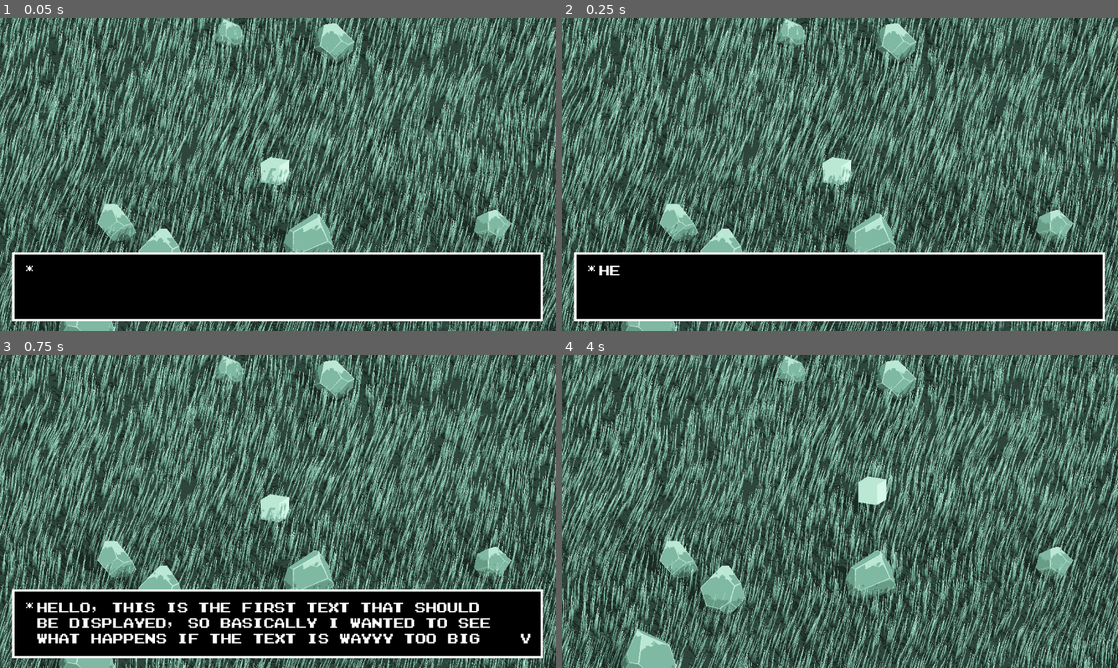
Above: before the commit, frames 1-4 (two rows, left to right).
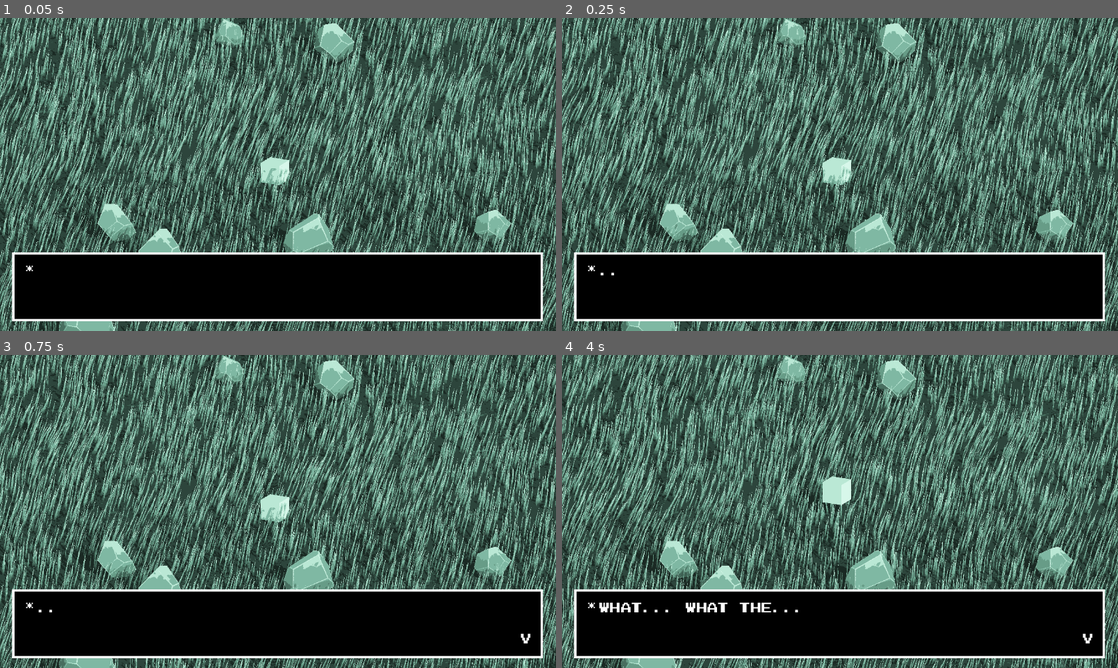
Above: after the commit, the same moments.

Repository: Zulate/MENTORAT2
Game: Godot game, scene res://scenes/grass-map.tscn
Same seed, same stepped clock (60 frames per second), same inputs: the game is played once before the commit and once after it.
Inputs (mouse positions are in pixels of both pictures, inside the frame that each line leads up to):
- Up to frame 1 (0.05 s): no input
- Up to frame 2 (0.25 s): no input
- Up to frame 3 (0.75 s): tap Enter (enter) at 0.5 s; move the mouse to (400, 495) at 0.52 s; hold D (right) from 0.53 s (still down); hold Enter (enter) from 0.53 s (still down); click (400, 495) at 0.67 s
- Up to frame 4 (4 s): tap Space (jump) at 0.77, 3.77 s; release D (right) at 1.25 s; release Enter (enter) at 1.25 s; drag from (728, 527) to (812, 574) at 1.27 s; move the mouse to (895, 442) at 2.02 s; hold D (right) 2.03-2.75 s; hold Enter (enter) 2.03-2.75 s; tap Delete at 2.1 s; drag from (812, 574) to (673, 464) at 2.77 s; move the mouse to (1006, 558) at 3.52 s; hold A (left) from 3.53 s (still down); hold Enter (enter) from 3.53 s (still down)

Frame 1 is identical in both runs. In frame 2, less than 0.1% of the frame differs, in the area x 6-11%, y 79-83%; in frame 3, 3.9%; in frame 4, 22%, in the area x 2-98%, y 38-97%.

Commit message:
Added Logic to Read through multiple lines of dialogue

Diff:
--- a/GODOT-Projects/sprite-anim-test-walk/assets/Textfiles/dialogueFile.JSON
+++ b/GODOT-Projects/sprite-anim-test-walk/assets/Textfiles/dialogueFile.JSON
@@ -1,4 +1,12 @@
 {
+	"start_dialogue" : {
+		"start_dialogue_1" : "...",
+		"start_dialogue_2" : "... ...",
+		"start_dialogue_3" : "What... What the...",
+		"start_dialogue_4" : "How did I land here? I think... I think I died somehow... O.O",
+		"start_dialogue_5" : "Maybe I should look around to find out more :/",
+		"start_dialogue_6" : "/A voice in your head tells you to move with ASDW/",
+	},
 	"denialDialogue_1" : {
 		"spirit_dialogue_1" : "Hello, this is the First text that should be displayed, so basically I wanted to see what happens if the text is wayyy too big for the textbox.",
 		"cube_dialogue_1" : "Hello, this is the second text that should be displayed"
--- a/GODOT-Projects/sprite-anim-test-walk/scripts/Textbox.gd
+++ b/GODOT-Projects/sprite-anim-test-walk/scripts/Textbox.gd
@@ -8,7 +8,9 @@
 	FINISHED
 }
 
-@onready var tween = create_tween()
+@onready var tween
+var dialogue_queue: Array = []
+var dialogue_index: int = 0
 
 @onready var current_state = State.READY
 
@@ -20,17 +22,23 @@
 func _ready() -> void:
 	print("Starting state: State.READY")
 	hide_textbox()
-	add_text(StaticData.textData["denialDialogue_1"]["spirit_dialogue_1"])
-	var keysCount = 	StaticData.textData["denialDialogue_1"].keys()
-	print(len(keysCount)) #this is a method to read out the lenght of a dictionary element -> will use it for checking if there is more to display
+	var lines = [
+		StaticData.textData["start_dialogue"]["start_dialogue_1"],
+		StaticData.textData["start_dialogue"]["start_dialogue_2"],
+		StaticData.textData["start_dialogue"]["start_dialogue_3"],
+		StaticData.textData["start_dialogue"]["start_dialogue_4"],
+		StaticData.textData["start_dialogue"]["start_dialogue_5"],
+		StaticData.textData["start_dialogue"]["start_dialogue_6"]
+	]
+	start_dialogue(lines)
 
 func _process(_delta):
 	match current_state:
 		State.READY:
 			pass
 		State.READING:
-			GlobalVariables.Speed = 0;
-			if Input.is_action_pressed("enter"):
+			GlobalVariables.Speed = 0
+			if Input.is_action_just_pressed("enter"):
 				label.visible_ratio = 1
 				tween.stop()
 				end_symbol.text = "v"
@@ -39,10 +47,9 @@
 		State.FINISHED:
 			if Input.is_action_just_pressed("enter"):
 				tween.stop()
-				hide_textbox()
-				GlobalVariables.Speed = 2.5;
-				change_state(State.READY)
-				label.visible_ratio = 0
+				dialogue_index += 1
+				change_state(State.READING)
+				show_next_line()
 
 func hide_textbox() -> void:
 	start_symbol.text = ""
@@ -77,6 +84,31 @@
 		State.FINISHED:
 			print("Changing State to: State_FINISHED")
 
+func show_next_line():
+	if dialogue_index < dialogue_queue.size():
+		var next_text = dialogue_queue[dialogue_index]
+		label.text = next_text
+		label.visible_ratio = 0
+		change_state(State.READING)
+		show_textbox()
+
+		tween = create_tween()
+		tween.tween_property(label, "visible_ratio", 1.0, next_text.length() * CHAR_READ_RATE)
+		tween.tween_callback(_on_tween_finished)
+	else:
+		# All lines done
+		hide_textbox()
+		GlobalVariables.Speed = 2.5
+		change_state(State.READY)
+
+func start_dialogue(text_list: Array) -> void:
+	dialogue_queue = text_list
+	dialogue_index = 0
+	show_next_line()
 
 func _on_textactivator_body_entered(_body: CharacterBody3D) -> void:
-	add_text(StaticData.textData["denialDialogue_1"]["cube_dialogue_1"])
+	var lines = [
+		StaticData.textData["denialDialogue_1"]["spirit_dialogue_1"],
+		StaticData.textData["denialDialogue_1"]["cube_dialogue_1"]
+	]
+	start_dialogue(lines)
